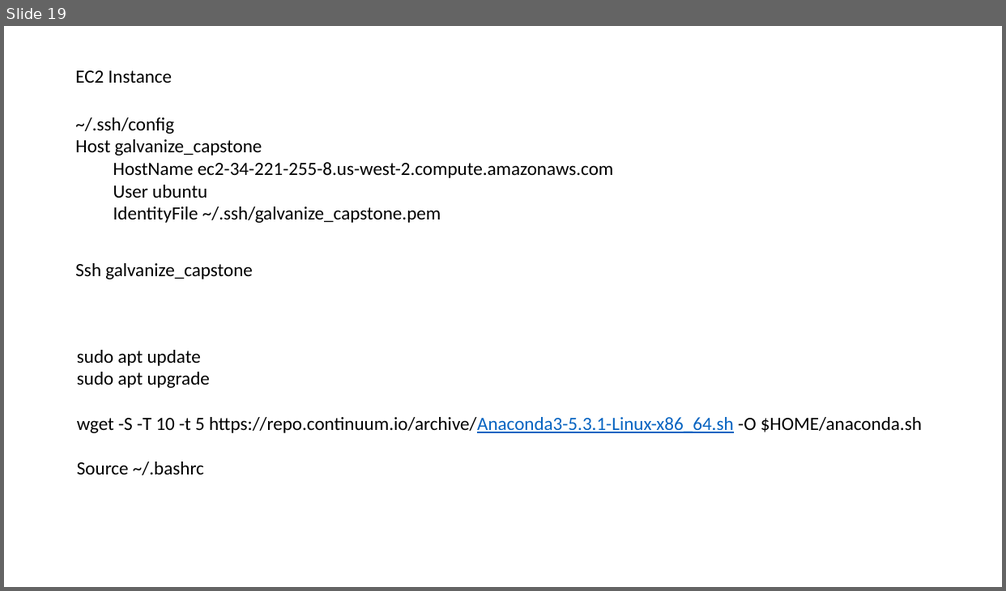
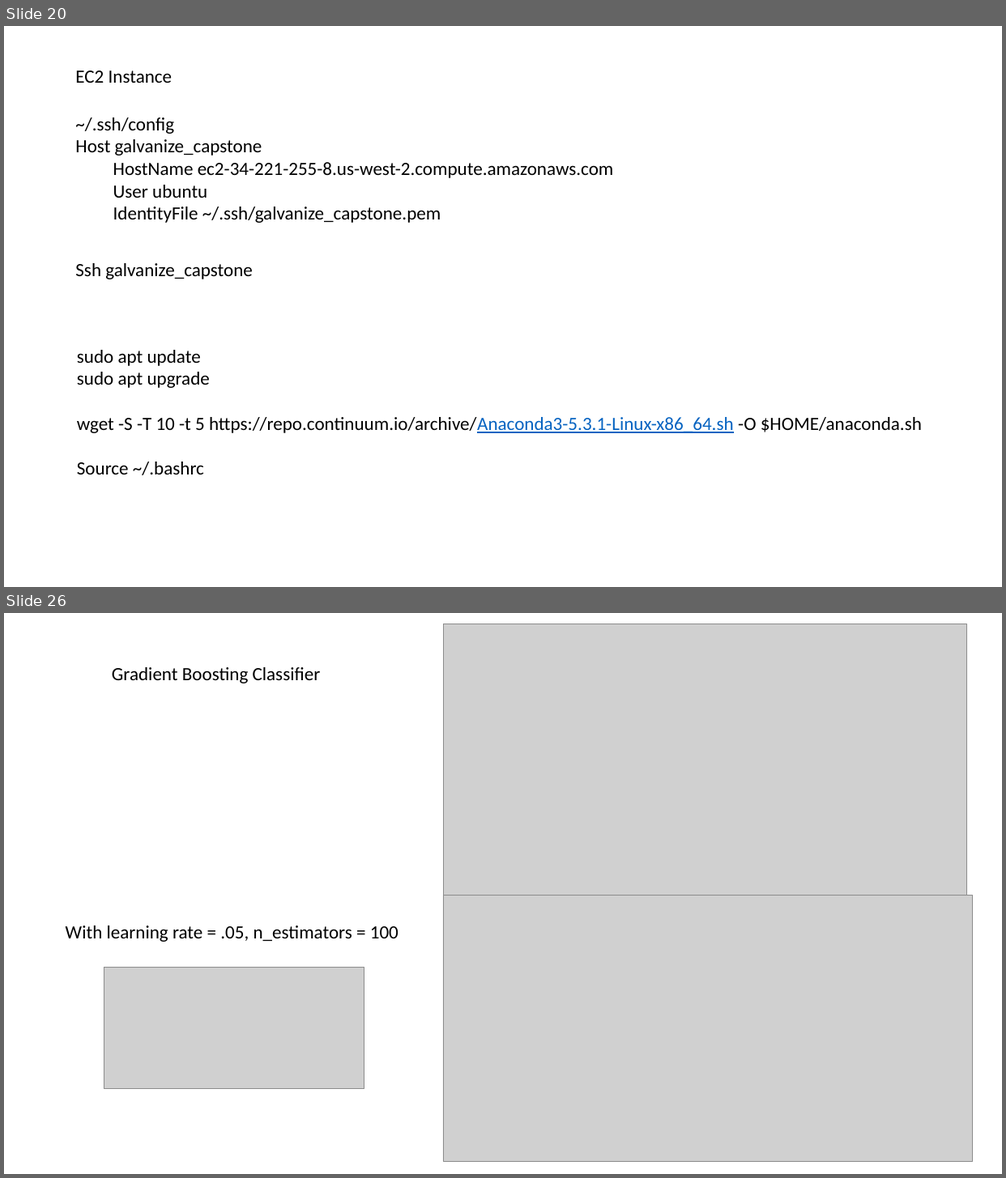
Before and after one commit to BruceZu/galvanize_capstone, a slide deck: Galvanize Capstone Process.pptx. Shown one above the other, each under a label of ours: slide 19 before the commit, slides 20 and 26 after it; the slides between them are not shown. The pictures are 1006x591 and 1006x1178 pixels, drawn with LibreOffice and Linux fonts; fonts in the diff are those of the drawing; grey boxes stand for pictures. Boxes give left, top, right and bottom in pixels: in the first picture for what was removed or moved away, otherwise in the second. Text is boxed around its words. In the diff, an @@ line names an element or a change of style, - is before the commit and + after.

```diff
--- a/Galvanize Capstone Process.pptx
+++ b/Galvanize Capstone Process.pptx
@@ slide 26 added at box(4, 613, 1002, 1174), background #FFFFFF @@
@@ picture added at box(444, 624, 967, 895) @@
@@ text added at box(112, 667, 321, 683), 18 pt, text #000000 @@
+Gradient Boosting Classifier
@@ picture added at box(444, 895, 974, 1161) @@
@@ text added at box(66, 926, 398, 942), 18 pt, text #000000 @@
+With learning rate = .05, n_estimators = 100
@@ picture added at box(104, 968, 364, 1089) @@
@@ what was slide 19 is now slide 20 @@
```
Also in this commit, not shown: 11 other slides added, 1 slide removed.
